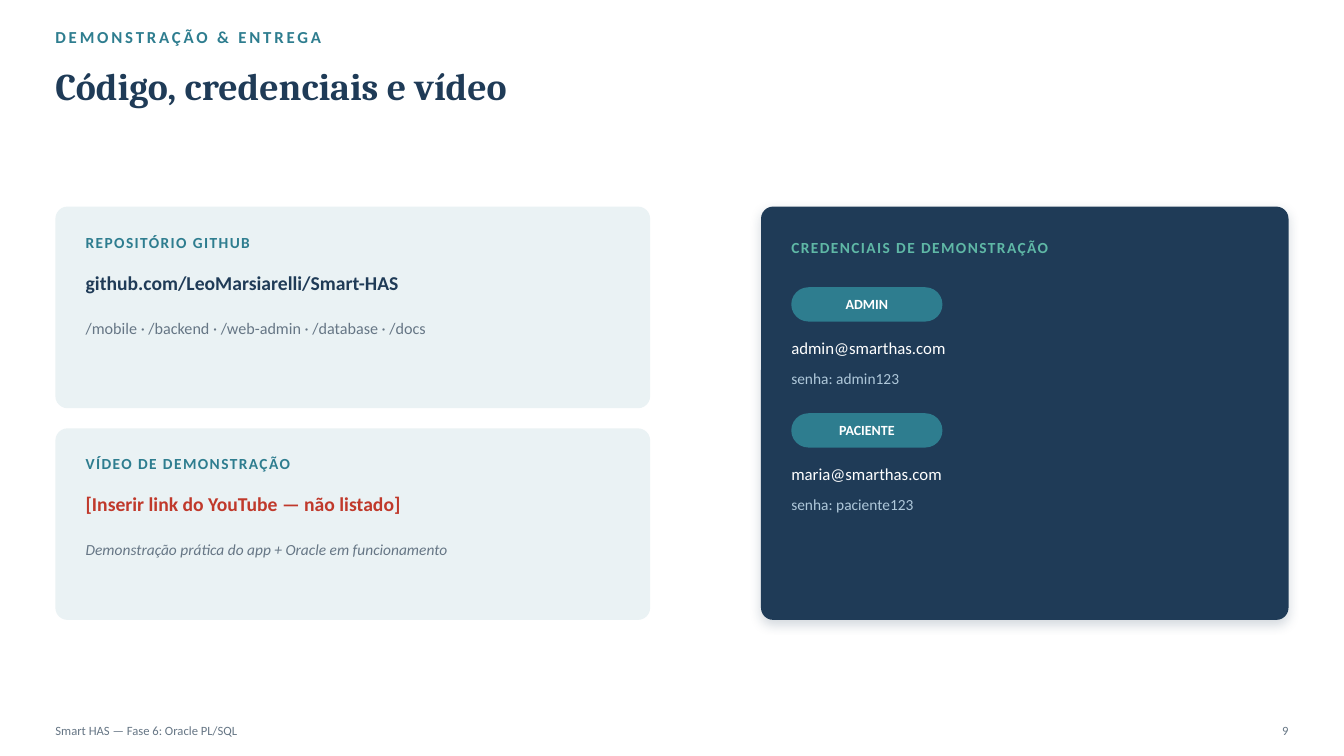
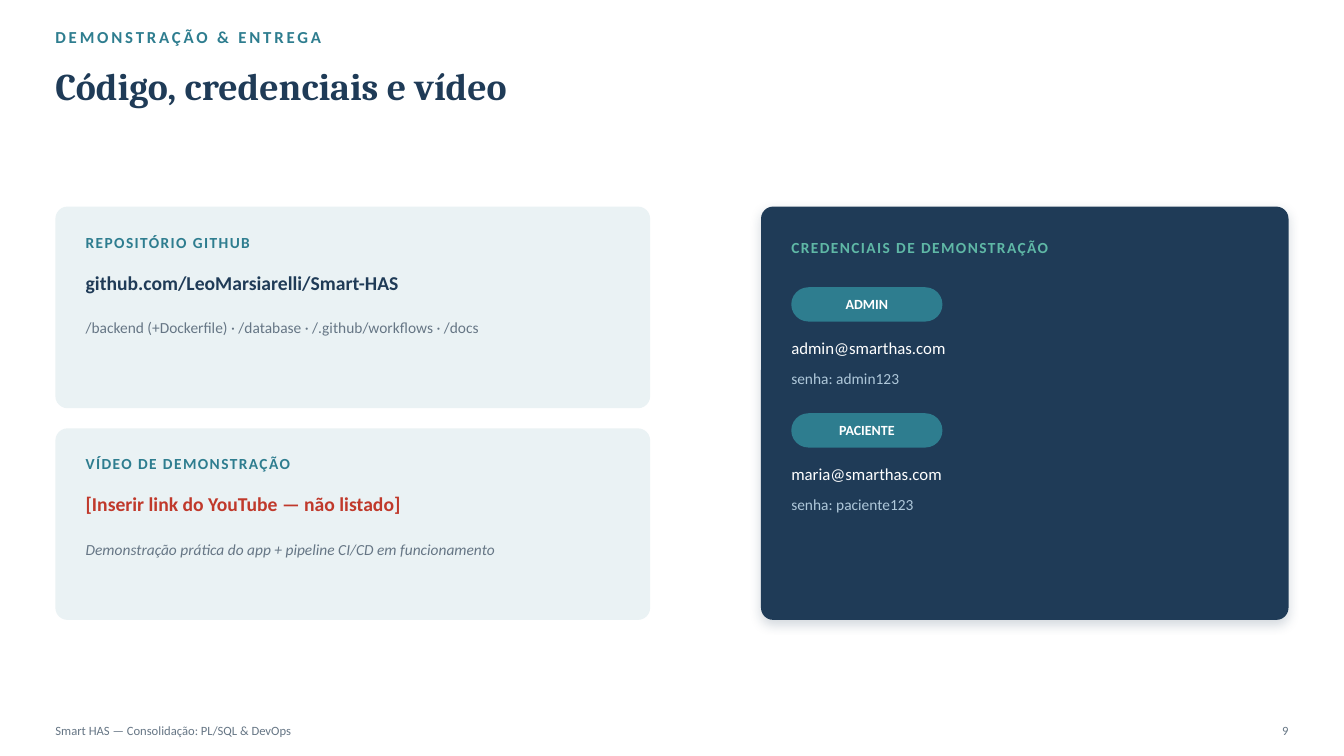
Before and after one commit to LeoMarsiarelli/Smart-HAS, a slide deck: slide 9 of docs/Apresentacao_Smart_HAS.pptx. Drawn at 1344x756 pixels with LibreOffice and Linux fonts; fonts in the diff are those of the drawing. Boxes give left, top, right and bottom in pixels: in the first picture for what was removed or moved away, otherwise in the second. Text is boxed around its words. In the diff, an @@ line names an element or a change of style, - is before the commit and + after.

Commit message:
docs: atualiza documentação, slides e roteiro para a consolidação final
Cobre o package SMARTHAS_PKG, as triggers de auditoria, a procedure
com Dynamic SQL e o pipeline de CI/CD (GitHub Actions) com Oracle real.

```diff
--- a/docs/Apresentacao_Smart_HAS.pptx
+++ b/docs/Apresentacao_Smart_HAS.pptx
@@ text at [86, 322, 479, 336]: text changed; size 11.5 to 11 pt @@
-/mobile · /backend · /web-admin · /database · /docs
+/backend (+Dockerfile) · /database · /.github/workflows · /docs
@@ text at [86, 544, 494, 558]: text changed @@
-Demonstração prática do app + Oracle em funcionamento
+Demonstração prática do app + pipeline CI/CD em funcionamento
@@ text at [55, 726, 292, 737]: text changed @@
-Smart HAS — Fase 6: Oracle PL/SQL
+Smart HAS — Consolidação: PL/SQL & DevOps
```
Also in this commit, not shown: 1 other slide changed, 8 slides added, 8 slides removed, 4 other files.
